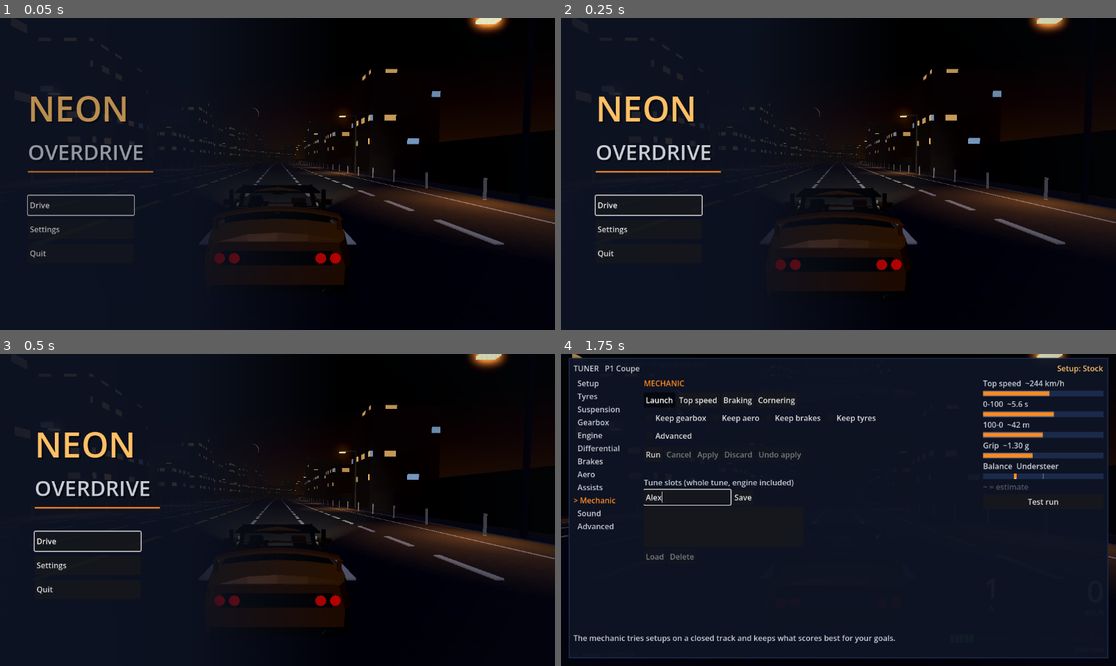
Above: before the commit, frames 1-4 (two rows, left to right).
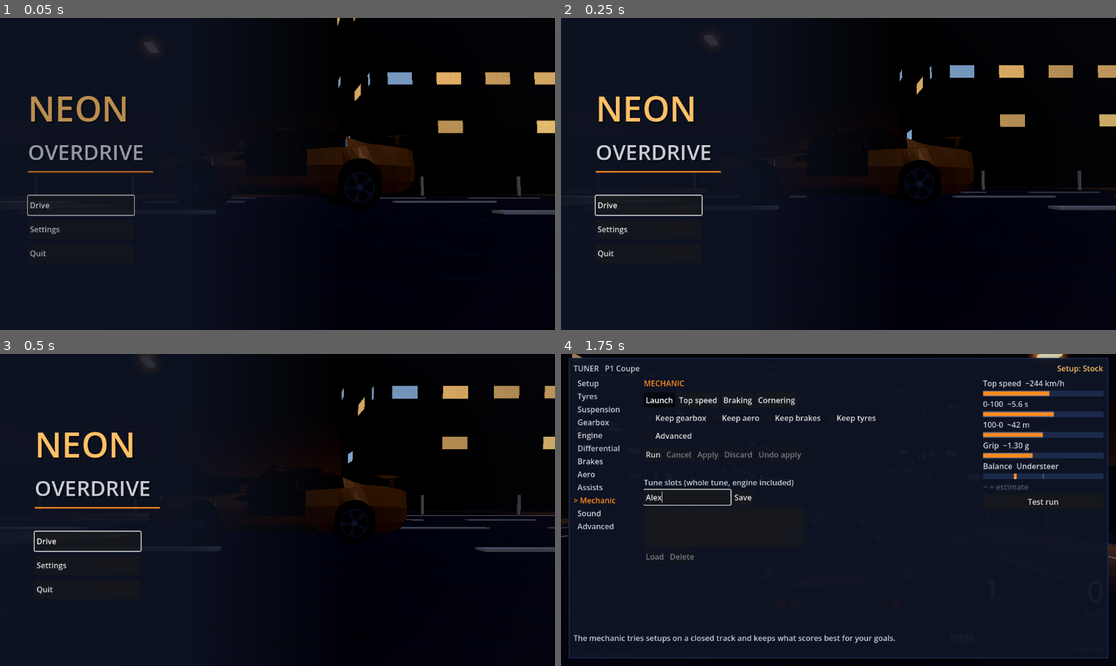
Above: after the commit, the same moments.

Repository: SmurfyHehe/neon-overdrive
Game: Godot game, scene res://Game.tscn
Same seed, same stepped clock (60 frames per second), same inputs: the game is played once before the commit and once after it.
Inputs (mouse positions are in pixels of both pictures, inside the frame that each line leads up to):
- Up to frame 1 (0.05 s): no input
- Up to frame 2 (0.25 s): no input
- Up to frame 3 (0.5 s): no input
- Up to frame 4 (1.75 s): tap Enter at 0.5 s; move the mouse to (960, 494) at 0.52 s; hold D (steer_right) 0.53-1.25 s; tap Y (autotune_panel) at 0.6 s; click (960, 494) at 0.67 s; click (688, 497) at 1.27 s; type "Alex" at 1.35 s

The runs differ from the first frame. In frame 1, 9.7% of the frame differs, in the area x 11-100%, y 0-88%; in frame 2, 9.6%; in frame 3, 9.5%; in frame 4, nothing differs.

Commit message:
Menus 5: the pause look (freeze, dim + blur, camera circle, muffled radio)
- PauseLook: on pause the car stays frozen mid-motion, the view fades to a
  dimmed light blur, and a camera eases out from the game camera into a
  slow circle around the car (one lap a minute). The title gets the circle
  too (no blur). Resume hands the game camera back.
- The radio plays on through pause and title, muffled (low-pass + -5 dB
  appended to the Music bus); the engine is still cut. The Tuner screens
  keep the old behaviour (radio muted, no circle).
- radio test updated for muffle-not-mute; new pause_look test.

Co-Authored-By: Claude Opus 5.5 (1M context) <noreply@anthropic.com>

Diff:
--- a/scripts/game.gd
+++ b/scripts/game.gd
@@ -402,7 +402,9 @@
 	add_child(TunerScreen.new(player, game_state))
 	add_child(WarningLights.new(player))
 	radio = RadioManager.new()
+	radio.process_mode = Node.PROCESS_MODE_ALWAYS  # plays on, muffled, while paused (PauseLook)
 	add_child(radio)
+	add_child(PauseLook.new(game_state, player, camera))
 	add_child(TitleScreen.new(game_state))
 	menu_sfx = MenuSfx.new()  # clicks and ticks for every menu (menu_sfx.gd)
 	add_child(menu_sfx)
--- a/scripts/game_state.gd
+++ b/scripts/game_state.gd
@@ -190,8 +190,12 @@
 	# The engine sound is a generator pushed from _process, which stops while the
 	# tree is paused; the buffer then underruns and clicks. Mute its bus for the
 	# pause, unmute on the way back (Phase A, 2026-10-05).
-	for bus_name in [&"Engine", &"Music"]:
-		var bus := AudioServer.get_bus_index(bus_name)
-		if bus >= 0:
-			AudioServer.set_bus_mute(bus, new_state != State.PLAYING)
+	# The radio plays on, muffled, in the pause menu and on the title (PauseLook,
+	# menus A-list 2026-10-08); only the Tuner screens still mute it.
+	var engine_bus := AudioServer.get_bus_index(&"Engine")
+	if engine_bus >= 0:
+		AudioServer.set_bus_mute(engine_bus, new_state != State.PLAYING)
+	var music_bus := AudioServer.get_bus_index(&"Music")
+	if music_bus >= 0:
+		AudioServer.set_bus_mute(music_bus, is_tuner(new_state))
 	state_changed.emit(new_state, old)
--- /dev/null
+++ b/scripts/pause_look.gd
@@ -0,0 +1,191 @@
+class_name PauseLook
+extends Node
+
+# The pause look (menus A-list, decided 2026-10-08):
+# - freeze instantly: the tree pause already stops the car mid-motion
+# - dim + light blur over the frozen frame (paused only; the title has its band)
+# - a slow camera circle around the frozen car (paused and on the title)
+# - the radio keeps playing, muffled (paused and title); the engine is cut
+#   (GameState already mutes the Engine bus outside PLAYING)
+# The Tuner screens keep their old behaviour: no circle, radio muted.
+#
+# The circle starts from wherever the game camera was and eases out to its
+# radius and height over EASE_SECS, so pausing doesn't jump the view.
+
+const ORBIT_SPEED := 0.1       # rad/s: one lap a minute
+const ORBIT_RADIUS := 6.5      # metres from the car's centre
+const ORBIT_HEIGHT := 2.0
+const LOOK_HEIGHT := 0.6       # aim a little above the car's origin
+const ORBIT_FOV := 55.0
+const EASE_SECS := 1.4
+const BLUR_FADE_SECS := 0.25
+const MUFFLE_HZ := 520.0
+const MUFFLE_DB := -5.0
+
+const BLUR_SHADER := """
+shader_type canvas_item;
+uniform sampler2D screen_tex : hint_screen_texture, filter_linear_mipmap;
+uniform float dim = 0.42;
+uniform float radius = 1.6;
+uniform float fade = 0.0;
+void fragment() {
+	vec2 px = SCREEN_PIXEL_SIZE * radius;
+	vec3 sum = vec3(0.0);
+	float wsum = 0.0;
+	for (int x = -2; x <= 2; x++) {
+		for (int y = -2; y <= 2; y++) {
+			float w = 1.0 / (1.0 + float(x * x + y * y));
+			sum += textureLod(screen_tex, SCREEN_UV + vec2(float(x), float(y)) * px, 1.0).rgb * w;
+			wsum += w;
+		}
+	}
+	vec3 sharp = textureLod(screen_tex, SCREEN_UV, 0.0).rgb;
+	COLOR = vec4(mix(sharp, sum / wsum * (1.0 - dim), fade), 1.0);
+}
+"""
+
+var game_state: GameState
+var player: Node3D
+var game_camera: Camera3D
+var orbit: Camera3D
+var blur_layer: CanvasLayer
+var blur_rect: ColorRect
+var _active := false
+var _t := 0.0
+var _angle := 0.0
+var _r0 := ORBIT_RADIUS
+var _h0 := ORBIT_HEIGHT
+var _fov0 := ORBIT_FOV
+var _muffle: AudioEffectLowPassFilter
+var _quieter: AudioEffectAmplify
+var _blur_tween: Tween
+
+func _init(state: GameState, car: Node3D, cam: Camera3D) -> void:
+	game_state = state
+	player = car
+	game_camera = cam
+
+func _ready() -> void:
+	process_mode = Node.PROCESS_MODE_ALWAYS
+	orbit = Camera3D.new()
+	orbit.process_mode = Node.PROCESS_MODE_ALWAYS
+	orbit.fov = ORBIT_FOV
+	if game_camera != null:
+		orbit.cull_mask = game_camera.cull_mask | CockpitFrame.MIRROR_ONLY_BIT  # see the body even from the cockpit view
+		orbit.environment = game_camera.environment
+		orbit.attributes = game_camera.attributes
+		orbit.near = game_camera.near
+		orbit.far = game_camera.far
+	add_child(orbit)
+	blur_layer = CanvasLayer.new()
+	blur_layer.layer = 9  # under the pause menu (10) and the title (11)
+	blur_layer.visible = false
+	add_child(blur_layer)
+	blur_rect = ColorRect.new()
+	blur_rect.set_anchors_and_offsets_preset(Control.PRESET_FULL_RECT)
+	blur_rect.mouse_filter = Control.MOUSE_FILTER_IGNORE
+	var mat := ShaderMaterial.new()
+	var sh := Shader.new()
+	sh.code = BLUR_SHADER
+	mat.shader = sh
+	blur_rect.material = mat
+	blur_layer.add_child(blur_rect)
+	game_state.state_changed.connect(_on_state_changed)
+	if game_state.state != GameState.State.PLAYING:
+		_on_state_changed(game_state.state, GameState.State.PLAYING)
+
+## True for the states that get the circle and the muffled radio.
+static func wants_look(s: GameState.State) -> bool:
+	return s == GameState.State.PAUSED or s == GameState.State.TITLE
+
+func _on_state_changed(new_state: GameState.State, _old_state: GameState.State) -> void:
+	var on := wants_look(new_state)
+	if on and not _active:
+		_start()
+	elif not on and _active:
+		_stop()
+	_set_blur(new_state == GameState.State.PAUSED)
+	_set_muffle(on)
+
+func _start() -> void:
+	_active = true
+	_t = 0.0
+	var from := game_camera.get_global_transform_interpolated() if game_camera != null else orbit.global_transform
+	var off := from.origin - player.global_position
+	_angle = atan2(off.x, off.z)
+	_r0 = clampf(Vector2(off.x, off.z).length(), 1.0, 20.0)
+	_h0 = clampf(off.y, 0.3, 8.0)
+	_fov0 = game_camera.fov if game_camera != null else ORBIT_FOV
+	_place(0.0)
+	orbit.make_current()
+
+func _stop() -> void:
+	_active = false
+	if game_camera != null and is_instance_valid(game_camera):
+		game_camera.make_current()
+
+func _process(delta: float) -> void:
+	if _active:
+		_place(delta)
+
+func _place(delta: float) -> void:
+	_t += delta
+	var k := smoothstep(0.0, EASE_SECS, _t)
+	_angle += ORBIT_SPEED * delta * k  # starts still, picks up speed as it settles
+	var r := lerpf(_r0, ORBIT_RADIUS, k)
+	var h := lerpf(_h0, ORBIT_HEIGHT, k)
+	var centre := player.global_position
+	orbit.global_position = centre + Vector3(sin(_angle) * r, h, cos(_angle) * r)
+	orbit.look_at(centre + Vector3.UP * LOOK_HEIGHT, Vector3.UP)
+	orbit.fov = lerpf(_fov0, ORBIT_FOV, k)
+
+func is_orbiting() -> bool:
+	return _active and orbit.current
+
+func _set_blur(on: bool) -> void:
+	if _blur_tween != null and _blur_tween.is_valid():
+		_blur_tween.kill()
+	var mat := blur_rect.material as ShaderMaterial
+	if on:
+		blur_layer.visible = true
+		mat.set_shader_parameter("fade", 0.0)
+		_blur_tween = create_tween().set_pause_mode(Tween.TWEEN_PAUSE_PROCESS)
+		_blur_tween.tween_method(func(v: float) -> void: mat.set_shader_parameter("fade", v), 0.0, 1.0, BLUR_FADE_SECS)
+	else:
+		blur_layer.visible = false
+
+## A deep low-pass and a few dB off the Music bus, added after the radio's own
+## filters (PerspectiveAudio and RadioManager each use the first LowPass on the
+## bus, so this one, appended later, never becomes theirs).
+func _set_muffle(on: bool) -> void:
+	var bus := AudioServer.get_bus_index(&"Music")
+	if bus < 0:
+		return
+	if _muffle == null:
+		_muffle = AudioEffectLowPassFilter.new()
+		_muffle.cutoff_hz = MUFFLE_HZ
+		_quieter = AudioEffectAmplify.new()
+		_quieter.volume_db = MUFFLE_DB
+		AudioServer.add_bus_effect(bus, _muffle)
+		AudioServer.add_bus_effect(bus, _quieter)
+	for i in AudioServer.get_bus_effect_count(bus):
+		var e := AudioServer.get_bus_effect(bus, i)
+		if e == _muffle or e == _quieter:
+			AudioServer.set_bus_effect_enabled(bus, i, on)
+
+func muffled() -> bool:
+	var bus := AudioServer.get_bus_index(&"Music")
+	for i in AudioServer.get_bus_effect_count(bus):
+		if AudioServer.get_bus_effect(bus, i) == _muffle:
+			return AudioServer.is_bus_effect_enabled(bus, i)
+	return false
+
+func _exit_tree() -> void:
+	# The bus outlives the scene (Restart reloads it): take our effects off.
+	var bus := AudioServer.get_bus_index(&"Music")
+	if bus < 0 or _muffle == null:
+		return
+	for i in range(AudioServer.get_bus_effect_count(bus) - 1, -1, -1):
+		var e := AudioServer.get_bus_effect(bus, i)
+		if e == _muffle or e == _quieter:
+			AudioServer.remove_bus_effect(bus, i)
--- a/scripts/pause_menu.gd
+++ b/scripts/pause_menu.gd
@@ -65,8 +65,9 @@
 	layer = 10  # above the debug HUD
 	visible = false
 
+	# A light extra dim under the text; PauseLook does the main dim and blur.
 	var dim := ColorRect.new()
-	dim.color = Color(0, 0, 0, 0.6)
+	dim.color = Color(0, 0, 0, 0.2)
 	dim.set_anchors_preset(Control.PRESET_FULL_RECT)
 	add_child(dim)
 
--- /dev/null
+++ b/tests/pause_look.gd
@@ -0,0 +1,97 @@
+extends SceneTree
+
+# The pause look (menus A-list, 2026-10-08), on the real Game.tscn:
+# - pausing freezes the car where it is (same tick) and switches to the orbit
+#   camera, which then circles the car at a steady distance
+# - the blur layer shows while paused; the radio is muffled, not muted; the
+#   engine bus is muted
+# - resuming gives the game camera back and takes the muffle and blur off
+# - the Tuner keeps the old behaviour: no orbit, radio muted
+# Exit code 1 on failure. Run:
+#   Godot_v4.7.2-stable_win64_console.exe --headless --path . -s res://tests/pause_look.gd
+
+const TIMEOUT_TICKS := 600
+
+enum Step { BOOT, DRIVE, ORBIT, RESUME, TUNER }
+
+var step := Step.BOOT
+var step_start := 0
+var tick := 0
+var failures: Array[String] = []
+var look: PauseLook
+var frozen_at := Vector3.ZERO
+var orbit_start := Vector3.ZERO
+
+func _initialize() -> void:
+	OS.set_environment("NEON_TRAFFIC", "0")
+	change_scene_to_file("res://Game.tscn")
+
+func _physics_process(_delta: float) -> bool:
+	tick += 1
+	var game := current_scene
+	var waited := tick - step_start
+	match step:
+		Step.BOOT:
+			if game != null and game.get("game_state") != null and game.get("player") != null:
+				for c in game.get_children():
+					if c is PauseLook:
+						look = c
+				if look == null:
+					return _abort("Game has no PauseLook")
+				Input.action_press("accelerate")
+				_go(Step.DRIVE)
+			elif waited > TIMEOUT_TICKS:
+				return _abort("Game.tscn never became ready")
+		Step.DRIVE:
+			if game.player.linear_velocity.length() > 5.0:
+				Input.action_release("accelerate")
+				game.game_state.pause()
+				frozen_at = game.player.global_position
+				_check(look.is_orbiting(), "pausing should switch to the orbit camera")
+				_check(look.blur_layer.visible, "pausing should show the blur")
+				_check(look.muffled(), "pausing should muffle the radio")
+				var mb := AudioServer.get_bus_index(&"Music")
+				var eb := AudioServer.get_bus_index(&"Engine")
+				_check(not AudioServer.is_bus_mute(mb), "the radio should keep playing while paused")
+				_check(AudioServer.is_bus_mute(eb), "the engine should be cut while paused")
+				orbit_start = look.orbit.global_position
+				_go(Step.ORBIT)
+			elif waited > TIMEOUT_TICKS:
+				return _abort("car never got going")
+		Step.ORBIT:
+			if waited >= 240:  # 4 s at the test's 60 Hz
+				_check(game.player.global_position.distance_to(frozen_at) < 0.001, "the car must stay frozen")
+				var flat := Vector2(look.orbit.global_position.x - frozen_at.x, look.orbit.global_position.z - frozen_at.z)
+				_check(absf(flat.length() - PauseLook.ORBIT_RADIUS) < 0.3, "orbit should settle at its radius (%.2f)" % flat.length())
+				_check(look.orbit.global_position.distance_to(orbit_start) > 0.5, "the camera should be circling")
+				game.game_state.resume()
+				_check(not look.is_orbiting() and game.camera.current, "resume should give the game camera back")
+				_check(not look.blur_layer.visible and not look.muffled(), "resume should clear the blur and muffle")
+				_go(Step.RESUME)
+		Step.RESUME:
+			if waited >= 5:
+				game.game_state.toggle_tuning()
+				_check(not look.is_orbiting(), "the Tuner should not orbit")
+				_check(AudioServer.is_bus_mute(AudioServer.get_bus_index(&"Music")), "the Tuner should mute the radio")
+				game.game_state.close_tuning()
+				return _finish()
+	return false
+
+func _go(next: Step) -> void:
+	step = next
+	step_start = tick
+
+func _check(ok: bool, msg: String) -> void:
+	if not ok:
+		failures.append(msg)
+
+func _finish() -> bool:
+	for f in failures:
+		printerr("FAIL: ", f)
+	print("pause_look: ", "PASS" if failures.is_empty() else "FAIL")
+	quit(0 if failures.is_empty() else 1)
+	return true
+
+func _abort(msg: String) -> bool:
+	failures.append("%s (stuck in step %s)" % [msg, Step.keys()[step]])
+	return _finish()
--- a/tests/radio.gd
+++ b/tests/radio.gd
@@ -10,7 +10,8 @@
 #   tuning in starts the track the clock says, partway through, the next track
 #   starts when one ends, Dave has no music but captions + a chime (and nothing to
 #   duck; the duck target is unit-tested), the
-#   Music bus has the speaker low-pass, and pausing mutes the Music bus
+#   Music bus has the speaker low-pass, and pausing muffles the radio (not mute;
+#   menus A-list 2026-10-08) while the Tuner still mutes it
 # Exit code 1 on failure. Run:
 #   Godot_v4.7.2-stable_win64_console.exe --headless --audio-driver Dummy --path . -s res://tests/radio.gd
 
@@ -172,8 +173,18 @@
 				game.game_state.pause()
 		Step.PAUSE:
 			if waited >= 3:
-				_check(AudioServer.is_bus_mute(AudioServer.get_bus_index(&"Music")), "pausing should mute the Music bus")
+				var mb := AudioServer.get_bus_index(&"Music")
+				_check(not AudioServer.is_bus_mute(mb), "pausing should keep the radio playing")
+				var look: PauseLook = null
+				for c in game.get_children():
+					if c is PauseLook:
+						look = c
+				_check(look != null and look.muffled(), "pausing should muffle the radio")
 				game.game_state.resume()
+				_check(look == null or not look.muffled(), "resuming should take the muffle off")
+				game.game_state.toggle_tuning()
+				_check(AudioServer.is_bus_mute(mb), "the Tuner should still mute the radio")
+				game.game_state.close_tuning()
 				return _end("")
 	return false
 
Not shown, added: scripts/pause_look.gd.uid
Not shown, added: tests/pause_look.gd.uid
Not shown, changed: tests/run_tests.bat
